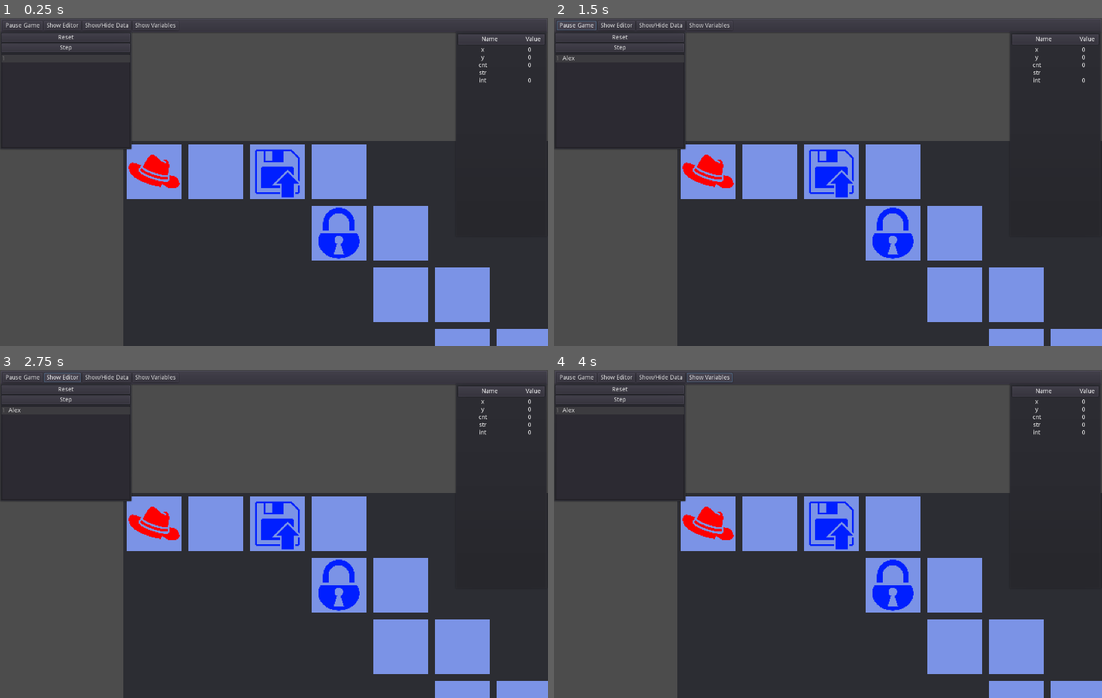
Above: before the commit, frames 1-4 (two rows, left to right).
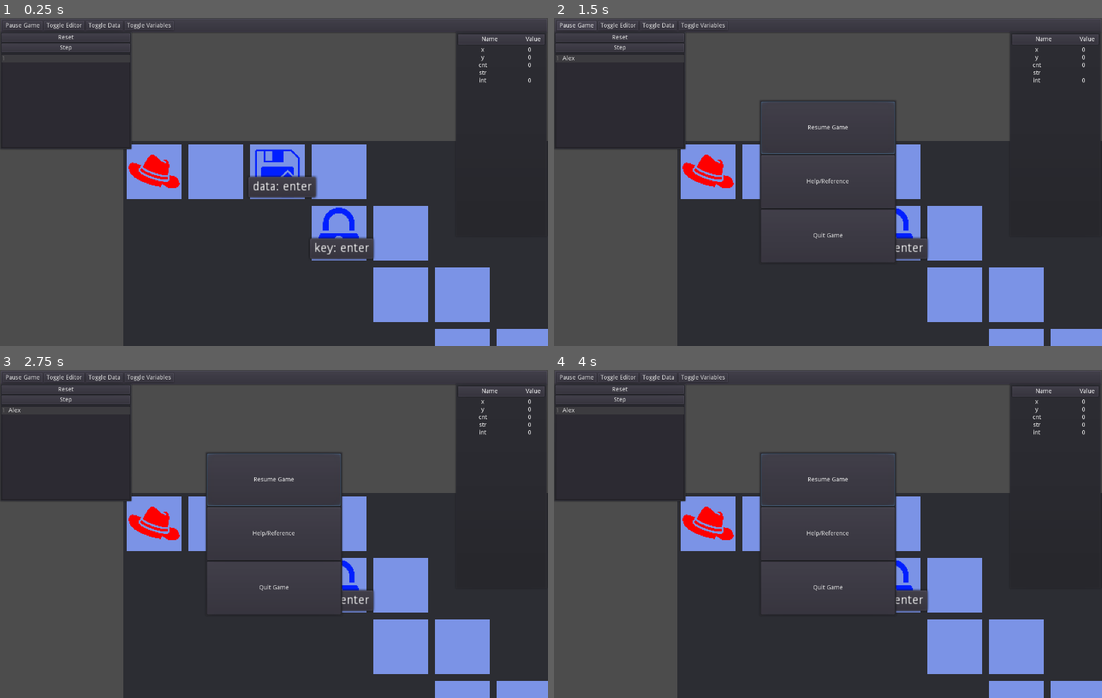
Above: after the commit, the same moments.

Repository: prezrenz/hackFlow-Refactor
Game: Godot game, scene res://levels/base_level.tscn
The game is run twice, just before and just after one commit, with the same random seed, the same clock (stepped at 60 frames per second) and the same inputs. The project has no main scene, so this scene is started directly.
Inputs (mouse positions are in pixels of both pictures, inside the frame that each line leads up to):
- Up to frame 1 (0.25 s): no input
- Up to frame 2 (1.5 s): click (619, 100) at 0.52 s; type "Alex" at 0.6 s; click "Pause Game" at 1.25 s
- Up to frame 3 (2.75 s): click "Show Editor" (after the commit: "Toggle Editor") at 2 s
- Up to frame 4 (4 s): click "Show/Hide Data" (after the commit: "Toggle Data") at 2.75 s; click "Show Variables" (after the commit: "Toggle Variables") at 3.5 s

The runs differ from the first frame. In frame 1, 1.8% of the frame differs, in the area x 8-69%, y 1-74%; in frame 2, 5.5%; in frame 3, 5.5%; in frame 4, 5.5%, in the area x 8-69%, y 0-74%.

Commit message:
all ui mostly implemented or started

Diff:
--- a/levels/base_level.gd
+++ b/levels/base_level.gd
@@ -157,3 +157,35 @@
 func throw_error(type):
 	error.set_error_msg(editor.get_current_line(), editor.current_position, type)
 	error.popup_centered()
+
+
+func show_intro():
+	$UI/RichTextPopup.set_text(intro)
+	$UI/RichTextPopup.popup_centered()
+
+
+func show_outro():
+	$UI/RichTextPopup.set_text(intro)
+	$UI/RichTextPopup.popup_centered()
+
+
+func _on_PauseGame_pressed():
+	$UI/PauseMenu.popup_centered()
+
+
+func _on_ShowEditor_pressed():
+	if editor.visible == true:
+		editor.visible = false
+	elif editor.visible == false:
+		editor.visible = true
+
+
+func _on_ShowHideData_pressed():
+	get_tree().call_group("data tiles", "toggle_data")
+
+
+func _on_ShowVariables_pressed():
+	if variables_ui.visible == true:
+		variables_ui.visible = false
+	elif variables_ui.visible == false:
+		variables_ui.visible = true
--- a/levels/base_level.tscn
+++ b/levels/base_level.tscn
@@ -12,6 +12,7 @@
 [ext_resource path="res://tiles/exit_network.tscn" type="PackedScene" id=10]
 [ext_resource path="res://tiles/score_disk.tscn" type="PackedScene" id=11]
 [ext_resource path="res://tiles/teleport.tscn" type="PackedScene" id=12]
+[ext_resource path="res://ui/pause_menu.tscn" type="PackedScene" id=13]
 
 [sub_resource type="TileSet" id=1]
 0/name = "NORMAL"
@@ -50,6 +51,8 @@
 format = 1
 tile_data = PoolIntArray( 0, 0, 0, 1, 0, 0, 2, 0, 0, 3, 0, 0, 4, 1, 0, 5, 1, 0, 6, 1, 0, 7, 1, 0, 8, 1, 0, 9, 1, 0, 10, …(2281 unchanged characters)…
 script = ExtResource( 2 )
+intro = "GREETINGS"
+outro = "GET THE OUT"
 
 [node name="Player" parent="." instance=ExtResource( 6 )]
 
@@ -79,21 +82,21 @@
 
 [node name="ShowEditor" type="Button" parent="UI/ButtonsPanel/ButtonsContainer"]
 margin_left = 96.0
-margin_right = 182.0
+margin_right = 190.0
 margin_bottom = 22.0
-text = "Show Editor"
+text = "Toggle Editor"
 
 [node name="ShowHideData" type="Button" parent="UI/ButtonsPanel/ButtonsContainer"]
-margin_left = 186.0
-margin_right = 299.0
+margin_left = 194.0
+margin_right = 280.0
 margin_bottom = 22.0
-text = "Show/Hide Data"
+text = "Toggle Data"
 
 [node name="ShowVariables" type="Button" parent="UI/ButtonsPanel/ButtonsContainer"]
-margin_left = 303.0
-margin_right = 410.0
+margin_left = 284.0
+margin_right = 399.0
 margin_bottom = 22.0
-text = "Show Variables"
+text = "Toggle Variables"
 
 [node name="Editor" parent="UI" instance=ExtResource( 4 )]
 margin_top = 32.0
@@ -107,6 +110,9 @@
 margin_bottom = -256.0
 
 [node name="ErrorPopup" parent="UI" instance=ExtResource( 9 )]
+
+[node name="PauseMenu" parent="UI" instance=ExtResource( 13 )]
+visible = false
 
 [node name="Input" parent="." instance=ExtResource( 8 )]
 position = Vector2( 144, 0 )
@@ -129,3 +135,8 @@
 [node name="Teleport2" parent="." instance=ExtResource( 12 )]
 position = Vector2( 432, 504 )
 dest = Vector2( 6, 10 )
+
+[connection signal="pressed" from="UI/ButtonsPanel/ButtonsContainer/PauseGame" to="." method="_on_PauseGame_pressed"]
+[connection signal="pressed" from="UI/ButtonsPanel/ButtonsContainer/ShowEditor" to="." method="_on_ShowEditor_pressed"]
+[connection signal="pressed" from="UI/ButtonsPanel/ButtonsContainer/ShowHideData" to="." method="_on_ShowHideData_pressed"]
+[connection signal="pressed" from="UI/ButtonsPanel/ButtonsContainer/ShowVariables" to="." method="_on_ShowVariables_pressed"]
--- a/tiles/input.gd
+++ b/tiles/input.gd
@@ -8,9 +8,21 @@
 
 # Called when the node enters the scene tree for the first time.
 func _ready():
-	pass # Replace with function body.
+	add_to_group("data tiles")
+
+	if type == "string":
+		$Data/Label.set_text("data: " + str_dat)
+	elif type == "integer":
+		$Data/Label.set_text("data: " + int_dat)
 
 
 # Called every frame. 'delta' is the elapsed time since the previous frame.
 #func _process(delta):
 #	pass
+
+
+func toggle_data():
+	if $Data.visible == true:
+		$Data.visible = false
+	elif $Data.visible == false:
+		$Data.visible = true
--- a/tiles/input.tscn
+++ b/tiles/input.tscn
@@ -17,3 +17,17 @@
 [node name="CollisionShape2D" type="CollisionShape2D" parent="."]
 position = Vector2( 36, 36 )
 shape = SubResource( 1 )
+
+[node name="Data" type="PanelContainer" parent="."]
+anchor_left = 1.0
+anchor_right = 1.0
+anchor_bottom = 0.5
+margin_top = 40.0
+margin_right = 14.0
+margin_bottom = 68.0
+
+[node name="Label" type="Label" parent="Data"]
+margin_left = 7.0
+margin_top = 7.0
+margin_right = 7.0
+margin_bottom = 21.0
--- a/tiles/padlock.gd
+++ b/tiles/padlock.gd
@@ -9,8 +9,21 @@
 # Called when the node enters the scene tree for the first time.
 func _ready():
 	add_to_group("tiles")
+	add_to_group("data tiles")
+
+	if type == "string":
+		$Data/Label.set_text("key: " + key_str)
+	elif type == "integer":
+		$Data/Label.set_text("key: " + key_int)
 
 
 # Called every frame. 'delta' is the elapsed time since the previous frame.
 #func _process(delta):
 #	pass
+
+
+func toggle_data():
+	if $Data.visible == true:
+		$Data.visible = false
+	elif $Data.visible == false:
+		$Data.visible = true
--- a/tiles/padlock.tscn
+++ b/tiles/padlock.tscn
@@ -17,3 +17,14 @@
 [node name="CollisionShape2D" type="CollisionShape2D" parent="."]
 position = Vector2( 36, 36 )
 shape = SubResource( 1 )
+
+[node name="Data" type="PanelContainer" parent="."]
+margin_top = 40.0
+margin_right = 14.0
+margin_bottom = 68.0
+
+[node name="Label" type="Label" parent="Data"]
+margin_left = 7.0
+margin_top = 7.0
+margin_right = 7.0
+margin_bottom = 21.0
--- /dev/null
+++ b/ui/credits.tscn
@@ -0,0 +1,45 @@
+[gd_scene load_steps=2 format=2]
+
+[ext_resource path="res://ui/new_dynamicfont.tres" type="DynamicFont" id=1]
+
+[node name="Credits" type="Panel"]
+margin_right = 14.0
+margin_bottom = 14.0
+rect_min_size = Vector2( 1280, 768 )
+
+[node name="RichTextLabel" type="RichTextLabel" parent="."]
+margin_top = 32.0
+margin_right = 1280.0
+margin_bottom = 697.0
+rect_min_size = Vector2( 1280, 640 )
+custom_fonts/normal_font = ExtResource( 1 )
+bbcode_enabled = true
+bbcode_text = "[center][shake rate=20 level=15]Icons are from various artists on Game-Icons.net
+
+SYNNova Font is by Mateusz Machalski, taken from fontsquirrel.com
+
+Made with Godot Game Engine
+
+Game made by [color=red]Renjie Perez[/color][/shake][/center]"
+text = "Icons are from various artists on Game-Icons.net
+
+SYNNova Font is by Mateusz Machalski, taken from fontsquirrel.com
+
+Made with Godot Game Engine
+
+Game made by Renjie Perez"
+
+[node name="Return" type="Button" parent="."]
+anchor_left = 0.5
+anchor_top = 1.0
+anchor_right = 0.5
+anchor_bottom = 1.0
+margin_left = -218.0
+margin_top = -128.0
+margin_right = 218.0
+margin_bottom = -32.0
+rect_min_size = Vector2( 256, 96 )
+size_flags_horizontal = 0
+size_flags_vertical = 0
+custom_fonts/font = ExtResource( 1 )
+text = "To Main Menu"
--- /dev/null
+++ b/ui/intro.gd
@@ -0,0 +1,33 @@
+extends Popup
+
+
+var text : String setget set_text, get_text
+
+
+# Called when the node enters the scene tree for the first time.
+func _ready():
+	pass # Replace with function body.
+
+
+# Called every frame. 'delta' is the elapsed time since the previous frame.
+#func _process(delta):
+#	pass
+
+func get_ok():
+	return $Panel/VBoxContainer/Button
+
+
+func get_text_label():
+	return $Panel/VBoxContainer/Panel/RichTextLabel
+
+
+func set_text(text: String):
+	get_text_label().set_bbcode(text)
+
+
+func get_text():
+	return text
+
+
+func _on_Button_pressed():
+	self.hide()
--- /dev/null
+++ b/ui/intro.tscn
@@ -0,0 +1,41 @@
+[gd_scene load_steps=2 format=2]
+
+[ext_resource path="res://ui/intro.gd" type="Script" id=1]
+
+[node name="Intro" type="Popup"]
+visible = true
+margin_right = 40.0
+margin_bottom = 40.0
+popup_exclusive = true
+script = ExtResource( 1 )
+
+[node name="Panel" type="PanelContainer" parent="."]
+margin_right = 40.0
+margin_bottom = 40.0
+rect_min_size = Vector2( 320, 192 )
+
+[node name="VBoxContainer" type="VBoxContainer" parent="Panel"]
+margin_left = 7.0
+margin_top = 7.0
+margin_right = 313.0
+margin_bottom = 227.0
+
+[node name="Panel" type="Panel" parent="Panel/VBoxContainer"]
+margin_right = 306.0
+margin_bottom = 196.0
+rect_min_size = Vector2( 0, 196 )
+
+[node name="RichTextLabel" type="RichTextLabel" parent="Panel/VBoxContainer/Panel"]
+margin_right = 306.0
+margin_bottom = 196.0
+bbcode_enabled = true
+scroll_active = false
+custom_effects = [ null ]
+
+[node name="Button" type="Button" parent="Panel/VBoxContainer"]
+margin_top = 200.0
+margin_right = 306.0
+margin_bottom = 220.0
+text = "Start"
+
+[connection signal="pressed" from="Panel/VBoxContainer/Button" to="." method="_on_Button_pressed"]
--- /dev/null
+++ b/ui/main_menu.tscn
@@ -0,0 +1,91 @@
+[gd_scene load_steps=6 format=2]
+
+[ext_resource path="res://ui/new_dynamicfont.tres" type="DynamicFont" id=1]
+
+[sub_resource type="DynamicFontData" id=5]
+antialiased = false
+font_path = "res://fonts/SYNNova/SYNNova-Bold.otf"
+
+[sub_resource type="DynamicFont" id=6]
+size = 256
+outline_size = 6
+outline_color = Color( 0, 0, 0, 1 )
+font_data = SubResource( 5 )
+
+[sub_resource type="DynamicFontData" id=3]
+font_path = "res://fonts/SYNNova/SYNNova-Light.otf"
+
+[sub_resource type="DynamicFont" id=4]
+size = 64
+outline_size = 2
+outline_color = Color( 0, 0, 0, 1 )
+font_data = SubResource( 3 )
+
+[node name="MainMenu" type="ColorRect"]
+margin_right = 40.0
+margin_bottom = 40.0
+rect_min_size = Vector2( 1280, 768 )
+color = Color( 1, 0, 0, 0 )
+
+[node name="VBoxContainer" type="VBoxContainer" parent="."]
+margin_right = 40.0
+margin_bottom = 40.0
+size_flags_horizontal = 3
+size_flags_vertical = 3
+
+[node name="Title" type="RichTextLabel" parent="VBoxContainer"]
+margin_right = 1280.0
+margin_bottom = 384.0
+rect_min_size = Vector2( 1280, 384 )
+size_flags_horizontal = 3
+size_flags_vertical = 6
+custom_fonts/normal_font = SubResource( 6 )
+bbcode_enabled = true
+bbcode_text = "[wave amp=100 freq=4]HackFlow[/wave]"
+text = "HackFlow"
+
+[node name="HSeparator" type="HSeparator" parent="VBoxContainer"]
+margin_top = 388.0
+margin_right = 1280.0
+margin_bottom = 392.0
+size_flags_horizontal = 3
+size_flags_vertical = 3
+
+[node name="VBoxContainer" type="VBoxContainer" parent="VBoxContainer"]
+margin_top = 396.0
+margin_right = 1280.0
+margin_bottom = 615.0
+size_flags_horizontal = 3
+size_flags_vertical = 3
+
+[node name="Play" type="Button" parent="VBoxContainer/VBoxContainer"]
+margin_right = 1280.0
+margin_bottom = 83.0
+size_flags_horizontal = 3
+size_flags_vertical = 3
+custom_fonts/font = SubResource( 4 )
+text = "Play"
+flat = true
+align = 0
+
+[node name="Credits" type="Button" parent="VBoxContainer/VBoxContainer"]
+margin_top = 87.0
+margin_right = 1280.0
+margin_bottom = 151.0
+size_flags_horizontal = 3
+size_flags_vertical = 3
+custom_fonts/font = ExtResource( 1 )
+text = "Credits"
+flat = true
+align = 0
+
+[node name="Quit" type="Button" parent="VBoxContainer/VBoxContainer"]
+margin_top = 155.0
+margin_right = 1280.0
+margin_bottom = 219.0
+size_flags_horizontal = 3
+size_flags_vertical = 3
+custom_fonts/font = ExtResource( 1 )
+text = "Quit Game"
+flat = true
+align = 0
--- /dev/null
+++ b/ui/new_dynamicfont.tres
@@ -0,0 +1,10 @@
+[gd_resource type="DynamicFont" load_steps=2 format=2]
+
+[sub_resource type="DynamicFontData" id=3]
+font_path = "res://fonts/SYNNova/SYNNova-Light.otf"
+
+[resource]
+size = 48
+outline_size = 2
+outline_color = Color( 0, 0, 0, 1 )
+font_data = SubResource( 3 )
--- /dev/null
+++ b/ui/outro.gd
@@ -0,0 +1,33 @@
+extends Popup
+
+
+var text : String setget set_text, get_text
+
+
+# Called when the node enters the scene tree for the first time.
+func _ready():
+	pass # Replace with function body.
+
+
+# Called every frame. 'delta' is the elapsed time since the previous frame.
+#func _process(delta):
+#	pass
+
+func get_ok():
+	return $Panel/VBoxContainer/Button
+
+
+func get_text_label():
+	return $Panel/VBoxContainer/Panel/RichTextLabel
+
+
+func set_text(text: String):
+	get_text_label().set_bbcode(text)
+
+
+func get_text():
+	return text
+
+
+func _on_Button_pressed():
+	self.hide()
--- /dev/null
+++ b/ui/outro.tscn
@@ -0,0 +1,54 @@
+[gd_scene load_steps=2 format=2]
+
+[ext_resource path="res://ui/outro.gd" type="Script" id=1]
+
+[node name="Outro" type="Popup"]
+margin_right = 40.0
+margin_bottom = 40.0
+popup_exclusive = true
+script = ExtResource( 1 )
+
+[node name="Panel" type="PanelContainer" parent="."]
+margin_right = 40.0
+margin_bottom = 40.0
+rect_min_size = Vector2( 320, 192 )
+
+[node name="VBoxContainer" type="VBoxContainer" parent="Panel"]
+margin_left = 7.0
+margin_top = 7.0
+margin_right = 313.0
+margin_bottom = 227.0
+
+[node name="Panel" type="Panel" parent="Panel/VBoxContainer"]
+margin_right = 306.0
+margin_bottom = 196.0
+rect_min_size = Vector2( 0, 196 )
+
+[node name="RichTextLabel" type="RichTextLabel" parent="Panel/VBoxContainer/Panel"]
+margin_right = 306.0
+margin_bottom = 196.0
+bbcode_enabled = true
+scroll_active = false
+custom_effects = [ null ]
+
+[node name="HBoxContainer" type="HBoxContainer" parent="Panel/VBoxContainer"]
+margin_top = 200.0
+margin_right = 306.0
+margin_bottom = 220.0
+
+[node name="Button" type="Button" parent="Panel/VBoxContainer/HBoxContainer"]
+margin_right = 151.0
+margin_bottom = 20.0
+size_flags_horizontal = 3
+size_flags_vertical = 3
+text = "Next Level"
+
+[node name="Button2" type="Button" parent="Panel/VBoxContainer/HBoxContainer"]
+margin_left = 155.0
+margin_right = 306.0
+margin_bottom = 20.0
+size_flags_horizontal = 3
+size_flags_vertical = 3
+text = "Quit Game"
+
+[connection signal="pressed" from="Panel/VBoxContainer/HBoxContainer/Button" to="." method="_on_Button_pressed"]
--- /dev/null
+++ b/ui/pause_menu.gd
@@ -0,0 +1,20 @@
+extends Popup
+
+
+# Declare member variables here. Examples:
+# var a = 2
+# var b = "text"
+
+
+# Called when the node enters the scene tree for the first time.
+func _ready():
+	pass # Replace with function body.
+
+
+# Called every frame. 'delta' is the elapsed time since the previous frame.
+#func _process(delta):
+#	pass
+
+
+func _on_Resume_pressed():
+	self.hide()
--- /dev/null
+++ b/ui/pause_menu.tscn
@@ -0,0 +1,42 @@
+[gd_scene load_steps=2 format=2]
+
+[ext_resource path="res://ui/pause_menu.gd" type="Script" id=1]
+
+[node name="PauseMenu" type="PopupPanel"]
+visible = true
+margin_right = 14.0
+margin_bottom = 14.0
+rect_min_size = Vector2( 320, 384 )
+popup_exclusive = true
+script = ExtResource( 1 )
+
+[node name="VBoxContainer" type="VBoxContainer" parent="."]
+margin_left = 4.0
+margin_top = 4.0
+margin_right = 316.0
+margin_bottom = 380.0
+
+[node name="Resume" type="Button" parent="VBoxContainer"]
+margin_right = 312.0
+margin_bottom = 122.0
+size_flags_horizontal = 3
+size_flags_vertical = 3
+text = "Resume Game"
+
+[node name="Help" type="Button" parent="VBoxContainer"]
+margin_top = 126.0
+margin_right = 312.0
+margin_bottom = 249.0
+size_flags_horizontal = 3
+size_flags_vertical = 3
+text = "Help/Reference"
+
+[node name="Quit" type="Button" parent="VBoxContainer"]
+margin_top = 253.0
+margin_right = 312.0
+margin_bottom = 376.0
+size_flags_horizontal = 3
+size_flags_vertical = 3
+text = "Quit Game"
+
+[connection signal="pressed" from="VBoxContainer/Resume" to="." method="_on_Resume_pressed"]
Not shown: 1 places in levels/base_level.tscn that only renumber resources
